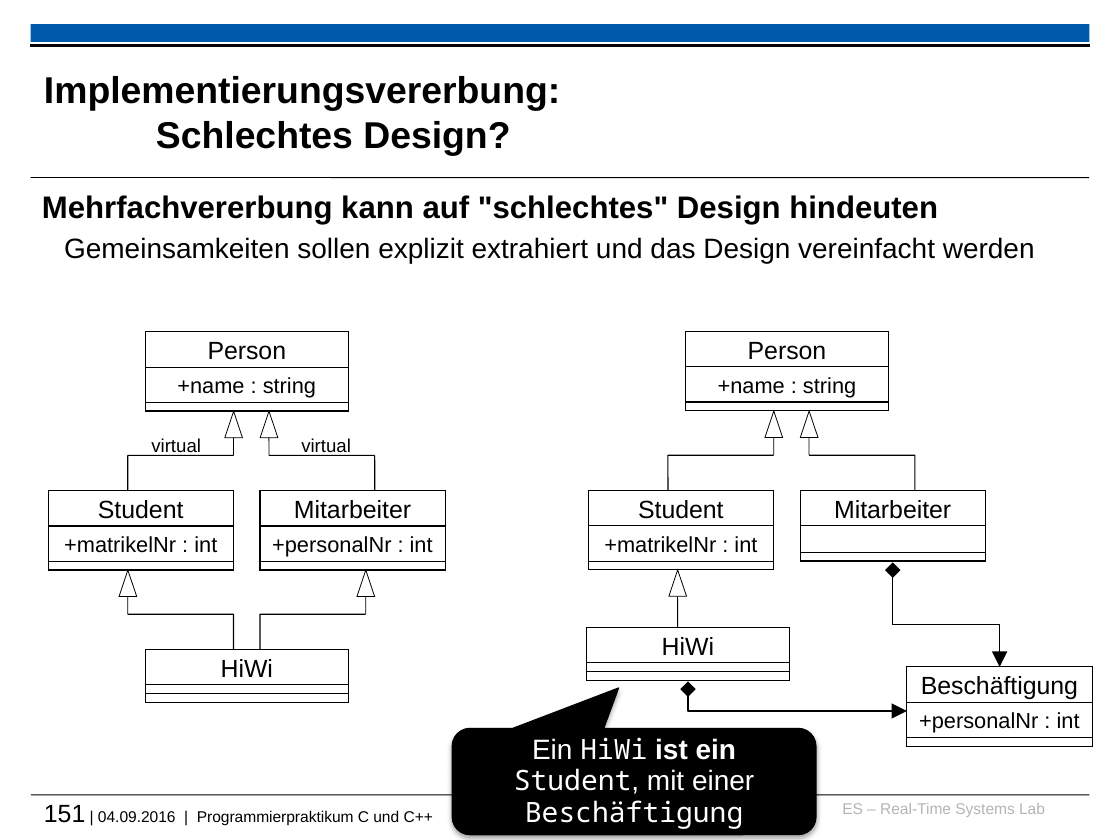
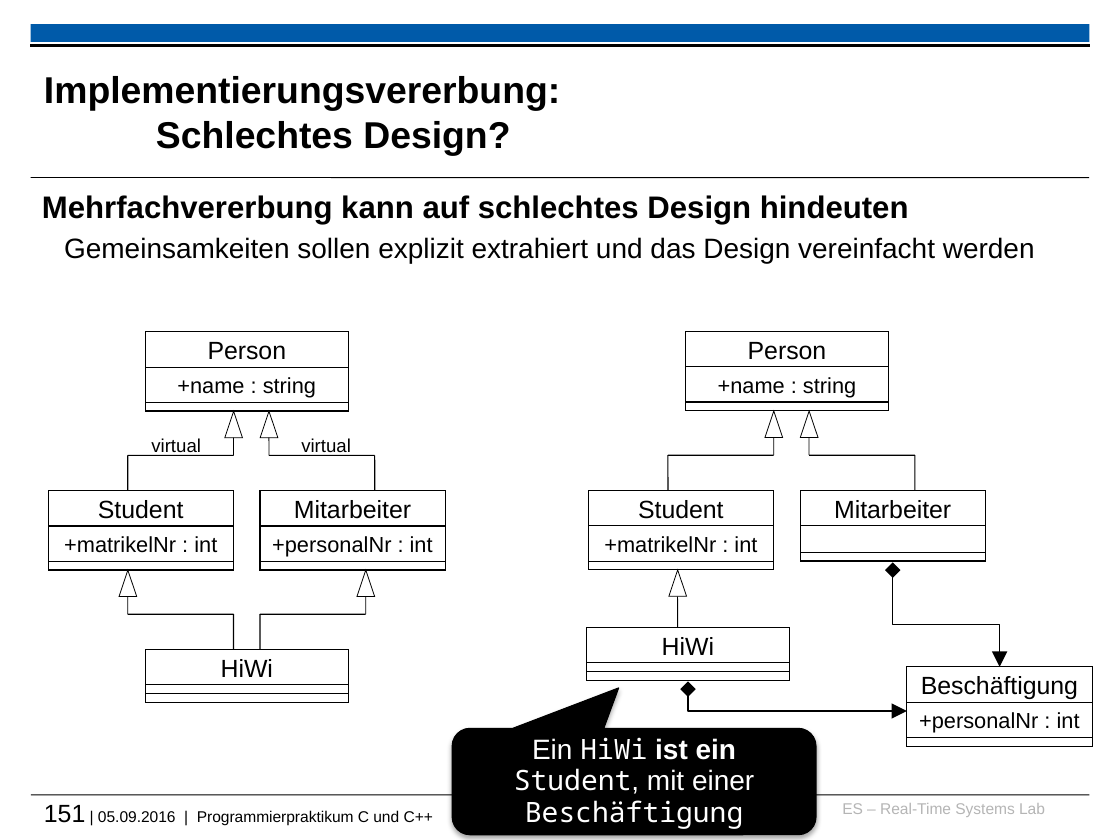
Before and after one commit to h82k/tud-cppp, a slide deck: slide 151 of cppp_lecture.pptx. Drawn at 1120x840 pixels with LibreOffice and Linux fonts; fonts in the diff are those of the drawing; background and template pictures are left out. Boxes give left, top, right and bottom in pixels: in the first picture for what was removed or moved away, otherwise in the second. Text is boxed around its words. In the diff, an @@ line names an element or a change of style, - is before the commit and + after.

```diff
--- a/cppp_lecture.pptx
+++ b/cppp_lecture.pptx
@@ text at [42,195,909,224]: text changed @@
-Mehrfachvererbung kann auf "schlechtes" Design hindeuten
+Mehrfachvererbung kann auf schlechtes Design hindeuten
@@ text at [44,805,433,825]: text changed @@
-151 | 04.09.2016 | Programmierpraktikum C und C++
+151 | 05.09.2016 | Programmierpraktikum C und C++
```
Also in this commit, not shown: 9 other slides changed, 2 other files.
